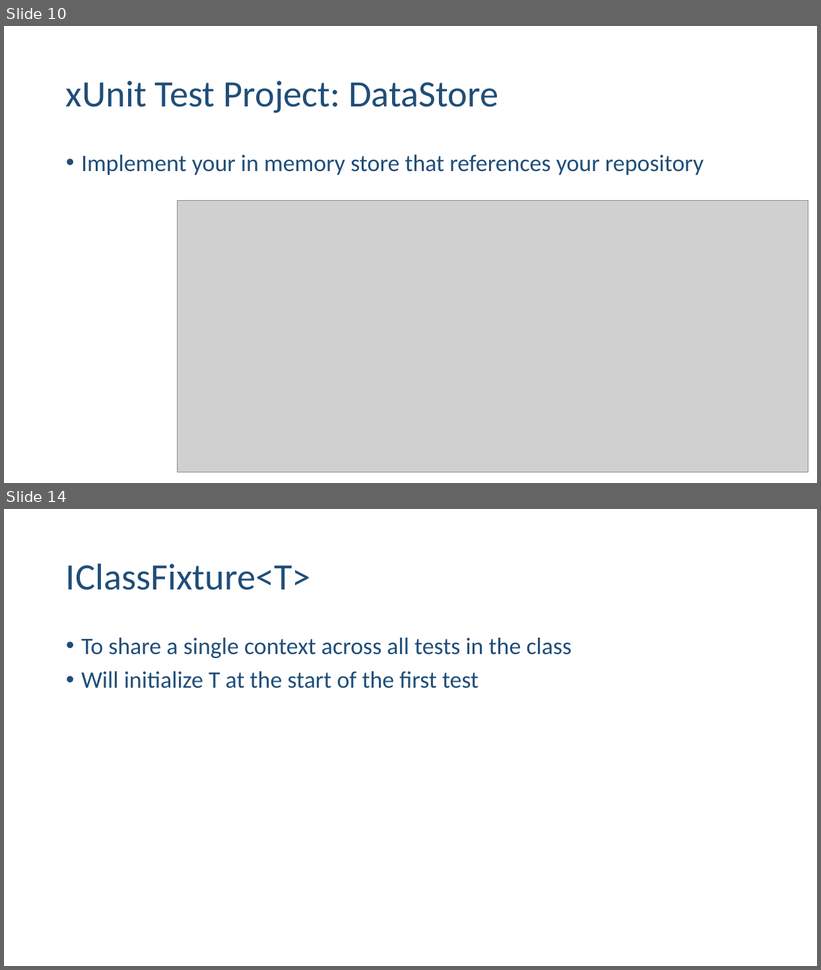
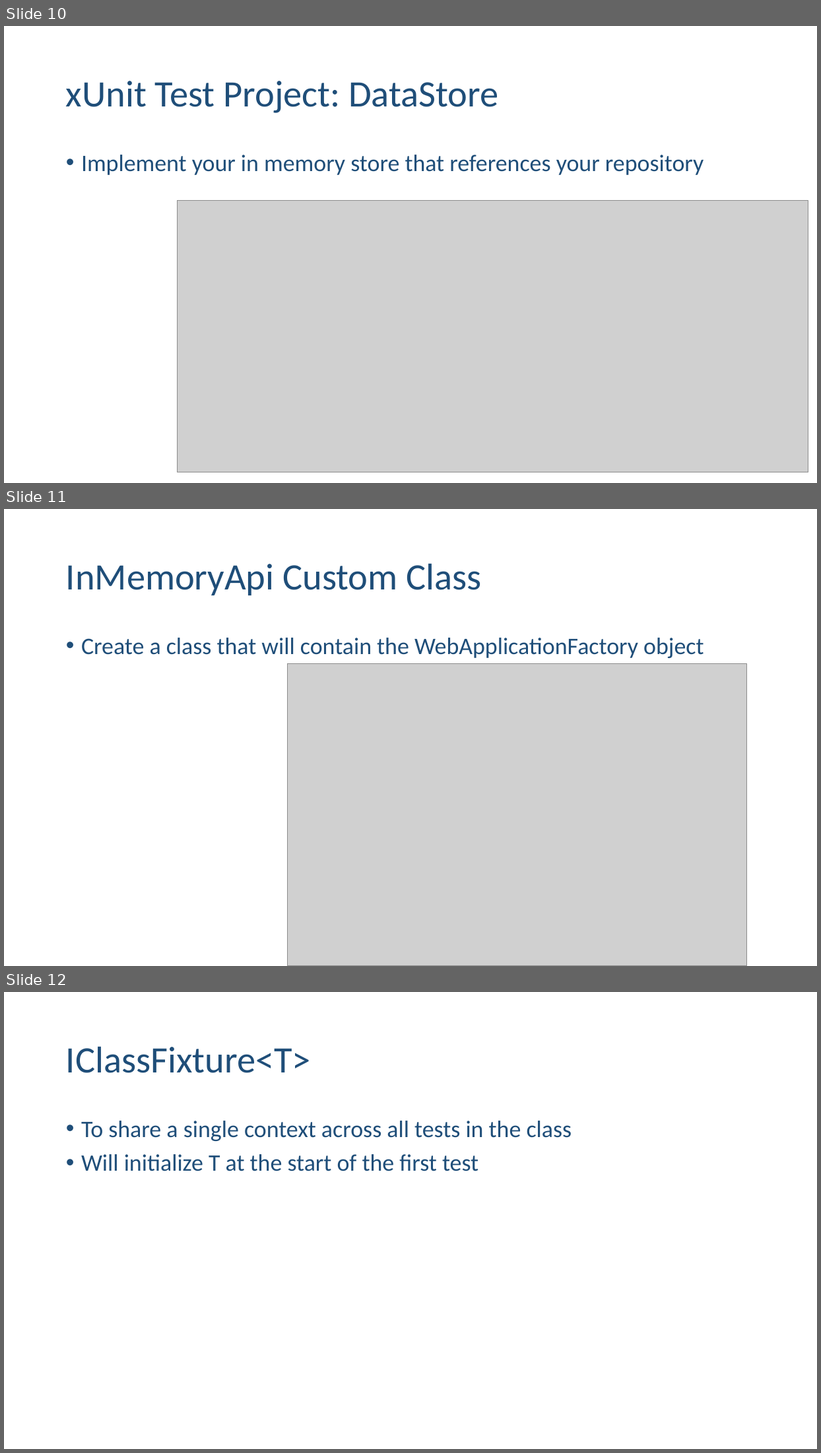
Before and after one commit to ehennis/Blog, a slide deck: WebApplicationFactory/IADUNG.pptx. Shown one above the other, each under a label of ours: slides 10 and 14 before the commit, slides 10, 11 and 12 after it; the slides between them are not shown. The pictures are 821x970 and 821x1453 pixels, drawn with LibreOffice and Linux fonts; fonts in the diff are those of the drawing; grey boxes stand for pictures. Boxes give left, top, right and bottom in pixels: in the first picture for what was removed or moved away, otherwise in the second. Text is boxed around its words. In the diff, an @@ line names an element or a change of style, - is before the commit and + after.

```diff
--- a/WebApplicationFactory/IADUNG.pptx
+++ b/WebApplicationFactory/IADUNG.pptx
@@ slide 11 added at [4, 509, 817, 966], background #FFFFFF @@
@@ title added at [66, 563, 481, 595], 44 pt, text #1F4E79 @@
+InMemoryApi Custom Class
@@ text added at [81, 638, 704, 658], 28 pt, text #1F4E79 @@
+• Create a class that will contain the WebApplicationFactory object
@@ picture added at [288, 664, 747, 966] @@
@@ what was slide 14 is now slide 12 @@
```
Also in this commit, not shown: 3 slides changed, 1 other file.
